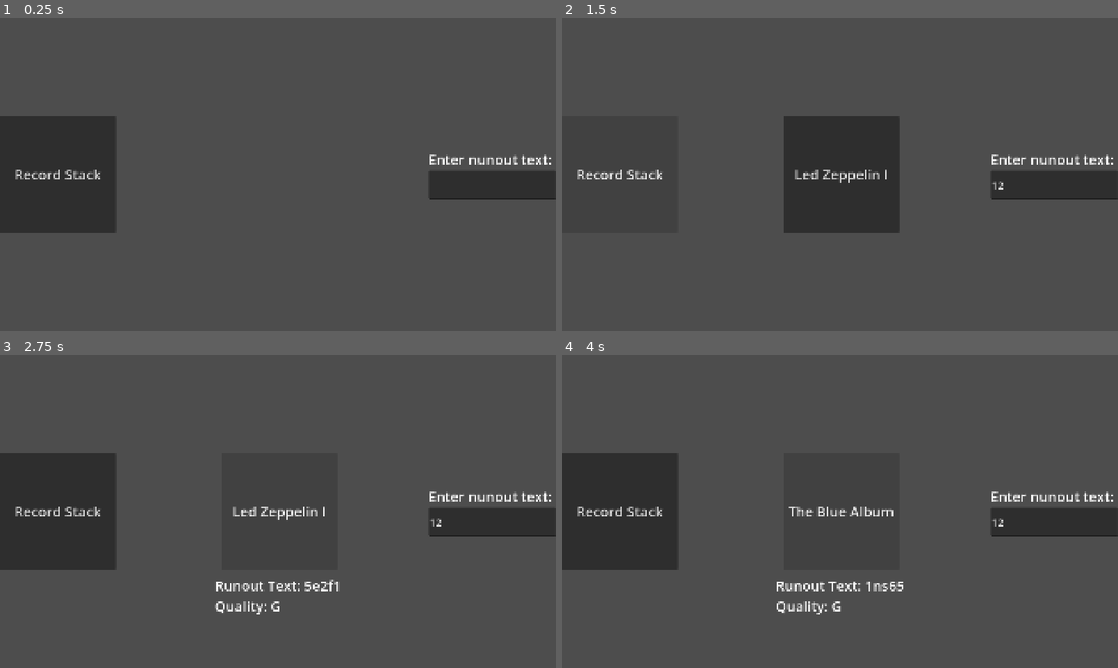
Above: before the commit, frames 1-4 (two rows, left to right).
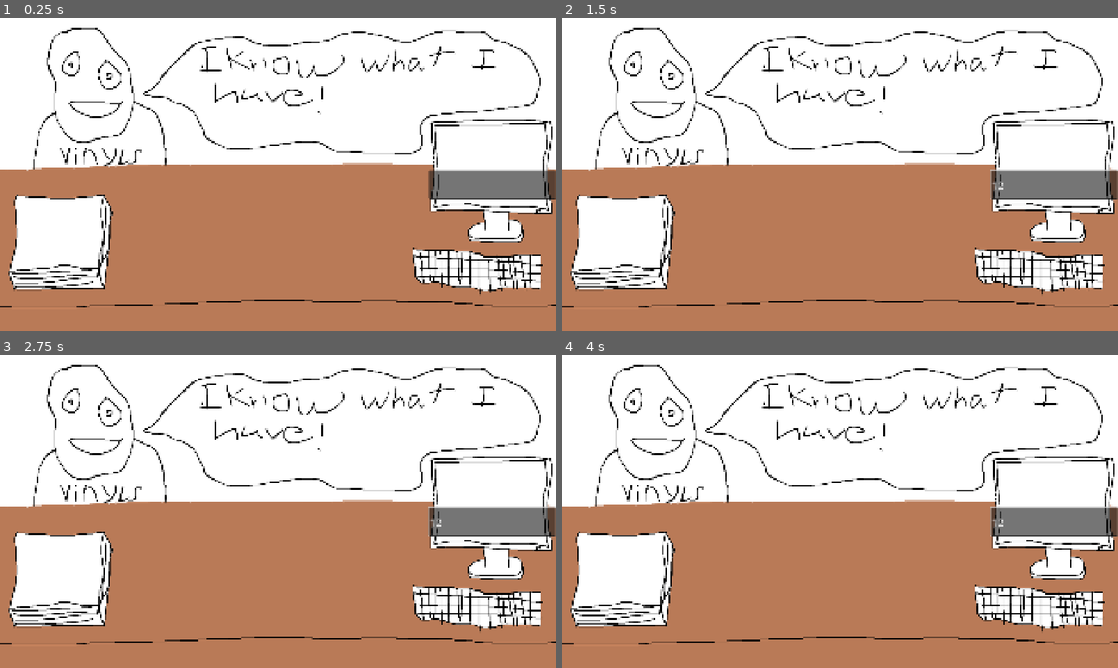
Above: after the commit, the same moments.

Repository: Gandalf138/Vinyl-Game
Game: Godot game, scene res://game.tscn
Two runs of this game, one before a commit and one after it. Both use one fixed random seed, a clock stepped at 60 frames per second and the inputs below.
Inputs (mouse positions are in pixels of both pictures, inside the frame that each line leads up to):
- Up to frame 1 (0.25 s): no input
- Up to frame 2 (1.5 s): click (1051, 183) at 0.52 s; type "12" at 0.6 s; click (617, 174) at 1.25 s, where only the run before the commit has a clickable "Record Stack"
- Up to frame 3 (2.75 s): click (278, 511) at 2 s, where only the run before the commit has a clickable "Led Zeppelin I"
- Up to frame 4 (4 s): click (617, 511) at 2.75 s, where only the run before the commit has a clickable "Record Stack"; click (840, 511) at 3.5 s, where only the run before the commit has a clickable "The Blue Album"

The runs differ from the first frame. In frame 1, 99% of the frame differs, in the area x 0-100%, y 0-100%; in frame 2, 99%; in frame 3, 99%; in frame 4, 99%.

Commit message:
switched to area 2d from buttons
need to clean up old script

Diff:
--- a/vinyl-game/game.gd
+++ b/vinyl-game/game.gd
@@ -1,9 +1,7 @@
 extends Control
 
-@onready var left_counter_container = $LeftCenterContainer/LeftCounterContainer
 @onready var record_container = $CenterContainer/RecordContainer
 @onready var right_counter_container = $RightCenterContainer/RightCounterContainer
-@onready var record_stack_button = $LeftCenterContainer/LeftCounterContainer/RecordStackButton
 @onready var searchbar = $RightCenterContainer/RightCounterContainer/SearchBar
 @onready var search_label = $RightCenterContainer/RightCounterContainer/SearchLabel
 @onready var runout_label = $CenterBottomContainer/CenterCounterContainer/RunoutLabel
@@ -11,41 +9,48 @@
 @onready var NMvalue_label = $RightBottomContainer/ValuesContainer/NMValueLabel
 @onready var VGvalue_label = $RightBottomContainer/ValuesContainer/VGValueLabel
 @onready var Fvalue_label = $RightBottomContainer/ValuesContainer/FValueLabel
+@onready var record_stack = $RecordStack
+@onready var record = $Record
+@onready var album_cover = $Record/Sprite2D
+@onready var vinyl = $Vinyl
+@onready var vinyl_sprite = $Vinyl/Sprite2D
 
+
+var rng = RandomNumberGenerator.new()
 var record_names = ['The Blue Album', 'The White Album', 'Meet the Beatles', 'Led Zeppelin I']
 var quality = ['NM', 'G', 'F']
-var pressed = true
 var characters = ['a', 'b', 'c', 'd', 'e', 'f', 'g', 'h', 'i', 'j', 'k', 'l',
 'm', 'n', 'o', 'p', 'q', 'r', 's', 't', 'u', 'v', 'w', 'x', 'y', 'z', '0',
  '1', '2', '3', '4', '5', '6', '7', '8', '9']
 var runout = ''
-var rng = RandomNumberGenerator.new()
+var record_pressed = true
+var record_present = false
+var album_cover_paths = []
 
 # Called when the node enters the scene tree for the first time.
 func _ready() -> void:
-	create_record_stack_button()
+	load_album_covers()
 	create_searchbar()
 
 # Called every frame. 'delta' is the elapsed time since the previous frame.
 func _process(delta: float) -> void:
 	pass
 
-func create_record_stack_button():
-	record_stack_button.text = 'Record Stack'
-	record_stack_button.add_theme_font_size_override("font_size", 48)
-	record_stack_button.custom_minimum_size = Vector2(400, 400)
+func load_album_covers():
+	var dir = DirAccess.open("res://art/album covers")
+	if dir:
+		dir.list_dir_begin()
+		var file = dir.get_next()
+		while file != "":
+			if file.ends_with(".png"):
+				album_cover_paths.append("res://art/album covers/" + file)
+			file = dir.get_next()
 
 func create_searchbar():
 	search_label.text = "Enter nunout text: "
 	search_label.add_theme_font_size_override("font_size", 48)
 	searchbar.add_theme_font_size_override("font_size", 36)
 	searchbar.custom_minimum_size = Vector2(400, 100)
-
-func _on_record_stack_button_pressed() -> void:
-	pressed = false
-	runout_label.text = ''
-	quality_label.text = ''
-	create_record_button()
 
 func create_record_button():
 	for child in record_container.get_children():
@@ -60,14 +65,14 @@
 	record_container.add_child(record_button)
 
 func _on_record_button_pressed():
-	if pressed == false:
+	if record_pressed == false:
 		runout = get_runout()
 		quality_label.text = "Quality: " + quality.pick_random()
 		quality_label.add_theme_font_size_override("font_size", 48)
 		runout_label.text = 'Runout Text: ' + runout
 		runout_label.add_theme_font_size_override("font_size", 48)
 
-	pressed = true
+	record_pressed = true
 
 func get_runout():
 	var text  = ''
@@ -87,3 +92,30 @@
 		VGvalue_label.add_theme_font_size_override("font_size", 48)
 		Fvalue_label.text = 'F: $' + str(fvalue)
 		Fvalue_label.add_theme_font_size_override("font_size", 48)
+
+func _on_record_stack_input_event(viewport: Node, event: InputEvent, shape_idx: int) -> void:
+	if event is InputEventMouseButton:
+		if event.button_index == MOUSE_BUTTON_LEFT and event.pressed:
+			record_pressed = false
+			record_present = true
+			create_record()
+
+func create_record():
+	var random_path = album_cover_paths.pick_random()
+	var texture = load(random_path)
+	album_cover.texture = texture
+
+func _on_record_input_event(viewport: Node, event: InputEvent, shape_idx: int) -> void:
+	if event is InputEventMouseButton:
+		if event.button_index == MOUSE_BUTTON_LEFT and event.pressed:
+			if record_present == true:
+				if record_pressed == false:
+					var vinyl = load("res://art/vinyl.png")
+					vinyl_sprite.texture = vinyl
+					#runout = get_runout()
+					#quality_label.text = "Quality: " + quality.pick_random()
+					#quality_label.add_theme_font_size_override("font_size", 48)
+					#runout_label.text = 'Runout Text: ' + runout
+					#runout_label.add_theme_font_size_override("font_size", 48)
+
+				record_pressed = true
--- a/vinyl-game/game.tscn
+++ b/vinyl-game/game.tscn
@@ -1,6 +1,16 @@
 [gd_scene format=3 uid="uid://7lnuks3qfvf8"]
 
 [ext_resource type="Script" uid="uid://ygkxnk2dgu1y" path="res://game.gd" id="1_80nbo"]
+[ext_resource type="Texture2D" uid="uid://0hj1awswjbag" path="res://art/vinyls.png" id="2_e2o6t"]
+
+[sub_resource type="RectangleShape2D" id="RectangleShape2D_e2o6t"]
+size = Vector2(320.5, 316.25)
+
+[sub_resource type="RectangleShape2D" id="RectangleShape2D_feb5d"]
+size = Vector2(300, 300)
+
+[sub_resource type="CircleShape2D" id="CircleShape2D_e2o6t"]
+radius = 150.0
 
 [node name="Game" type="Control" unique_id=643021661]
 layout_mode = 3
@@ -9,24 +19,16 @@
 anchor_bottom = 1.0
 grow_horizontal = 2
 grow_vertical = 2
+mouse_filter = 2
 script = ExtResource("1_80nbo")
 
-[node name="LeftCenterContainer" type="CenterContainer" parent="." unique_id=1559824324]
-layout_mode = 1
-anchors_preset = 4
-anchor_top = 0.5
-anchor_bottom = 0.5
-offset_top = -20.0
+[node name="CanvasLayer" type="CanvasLayer" parent="." unique_id=2063803038]
+layer = -1
+
+[node name="TextureRect" type="TextureRect" parent="CanvasLayer" unique_id=2088873007]
 offset_right = 40.0
-offset_bottom = 20.0
-grow_vertical = 2
-
-[node name="LeftCounterContainer" type="HBoxContainer" parent="LeftCenterContainer" unique_id=1805023590]
-layout_mode = 2
-theme_override_constants/separation = 4
-
-[node name="RecordStackButton" type="Button" parent="LeftCenterContainer/LeftCounterContainer" unique_id=1395551757]
-layout_mode = 2
+offset_bottom = 40.0
+texture = ExtResource("2_e2o6t")
 
 [node name="CenterContainer" type="CenterContainer" parent="." unique_id=913357614]
 layout_mode = 1
@@ -117,5 +119,30 @@
 [node name="FValueLabel" type="Label" parent="RightBottomContainer/ValuesContainer" unique_id=454926412]
 layout_mode = 2
 
-[connection signal="pressed" from="LeftCenterContainer/LeftCounterContainer/RecordStackButton" to="." method="_on_record_stack_button_pressed"]
+[node name="RecordStack" type="Area2D" parent="." unique_id=1851714835]
+position = Vector2(210, 775)
+
+[node name="CollisionShape2D" type="CollisionShape2D" parent="RecordStack" unique_id=410351641]
+shape = SubResource("RectangleShape2D_e2o6t")
+
+[node name="Record" type="Area2D" parent="." unique_id=630962859]
+z_index = 2
+position = Vector2(750, 750)
+
+[node name="CollisionShape2D" type="CollisionShape2D" parent="Record" unique_id=282876567]
+shape = SubResource("RectangleShape2D_feb5d")
+
+[node name="Sprite2D" type="Sprite2D" parent="Record" unique_id=1147682656]
+
+[node name="Vinyl" type="Area2D" parent="." unique_id=1204424342]
+z_index = 1
+position = Vector2(900, 750)
+
+[node name="CollisionShape2D" type="CollisionShape2D" parent="Vinyl" unique_id=1556611722]
+shape = SubResource("CircleShape2D_e2o6t")
+
+[node name="Sprite2D" type="Sprite2D" parent="Vinyl" unique_id=616719918]
+
 [connection signal="text_submitted" from="RightCenterContainer/RightCounterContainer/SearchBar" to="." method="_on_search_bar_text_submitted"]
+[connection signal="input_event" from="RecordStack" to="." method="_on_record_stack_input_event"]
+[connection signal="input_event" from="Record" to="." method="_on_record_input_event"]
--- a/vinyl-game/project.godot
+++ b/vinyl-game/project.godot
@@ -20,6 +20,7 @@
 window/size/viewport_width=1920
 window/size/viewport_height=1080
 window/stretch/mode="canvas_items"
+window/stretch/aspect="expand"
 
 [physics]
 
Binary file added: vinyl-game/art/album covers/beeble.png
Not shown, added: vinyl-game/art/album covers/beeble.png.import
Binary file added: vinyl-game/art/album covers/blimp.png
Not shown, added: vinyl-game/art/album covers/blimp.png.import
Binary file added: vinyl-game/art/album covers/cough.png
Not shown, added: vinyl-game/art/album covers/cough.png.import
Binary file added: vinyl-game/art/vinyl.png
Not shown, added: vinyl-game/art/vinyl.png.import
Binary file added: vinyl-game/art/vinyls.png
Not shown, added: vinyl-game/art/vinyls.png.import
